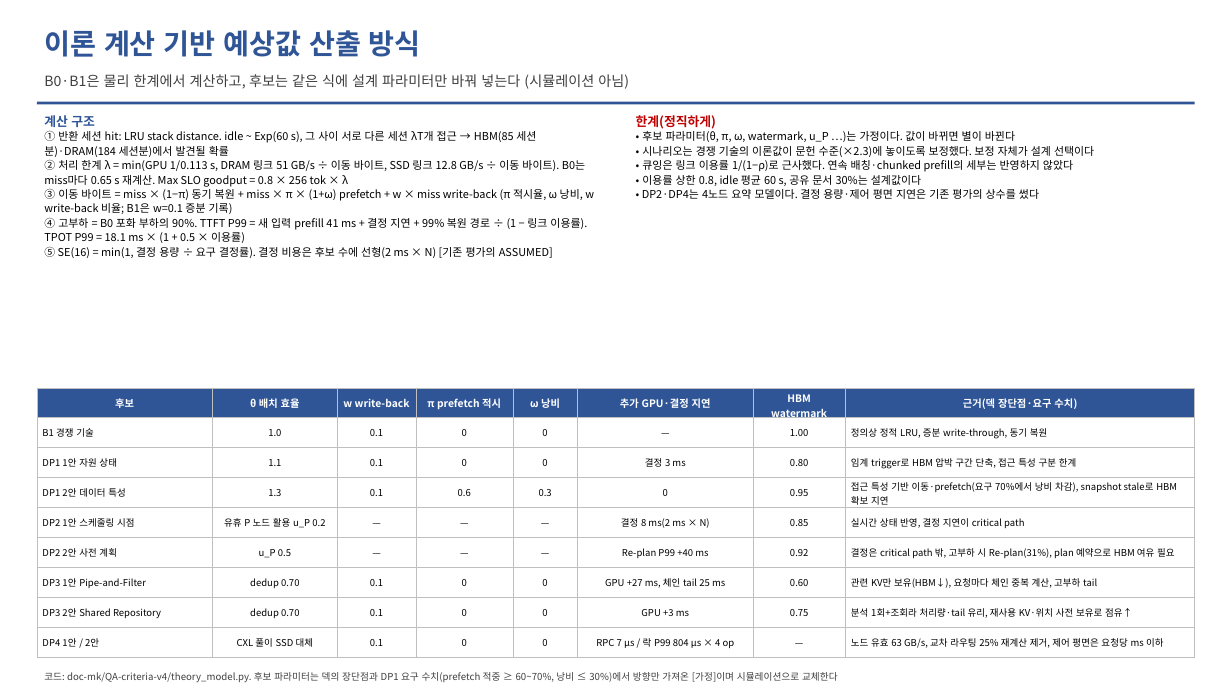
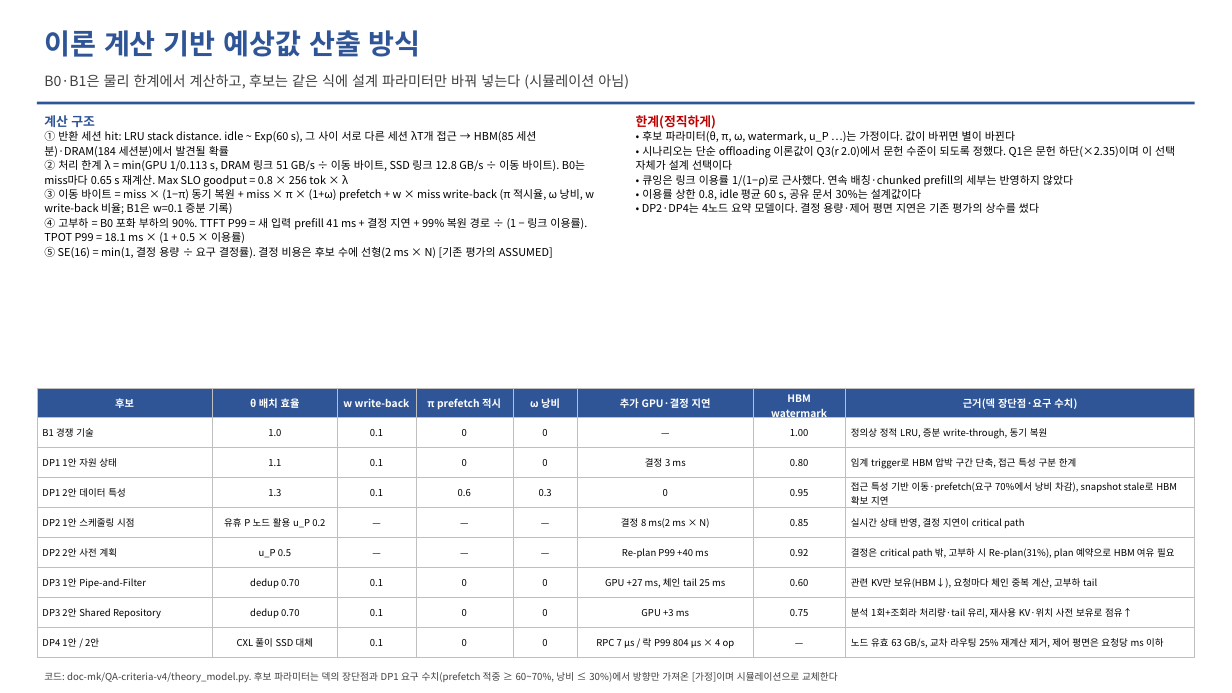
Before and after one commit to mkim0628/vllm, a slide deck: slide 11 of doc-mk/QA-criteria-v4/DP-QA-criteria-v4.pptx. Drawn at 1232x693 pixels with LibreOffice and Linux fonts; fonts in the diff are those of the drawing. Boxes give left, top, right and bottom in pixels: in the first picture for what was removed or moved away, otherwise in the second. Text is boxed around its words. In the diff, an @@ line names an element or a change of style, - is before the commit and + after.

```diff
--- a/doc-mk/QA-criteria-v4/DP-QA-criteria-v4.pptx
+++ b/doc-mk/QA-criteria-v4/DP-QA-criteria-v4.pptx
@@ text at <box>636,146,1175,170</box>: text changed @@
-• 시나리오는 경쟁 기술의 이론값이 문헌 수준(×2.3)에 놓이도록 보정했다. 보정 자체가 설계 선택이다
+• 시나리오는 단순 offloading 이론값이 Q3(r 2.0)에서 문헌 수준이 되도록 정했다. Q1은 문헌 하단(×2.35)이며 이 선택 자체가 설계 선택이다
```
Also in this commit, not shown: 10 other slides changed, 4 other files.
